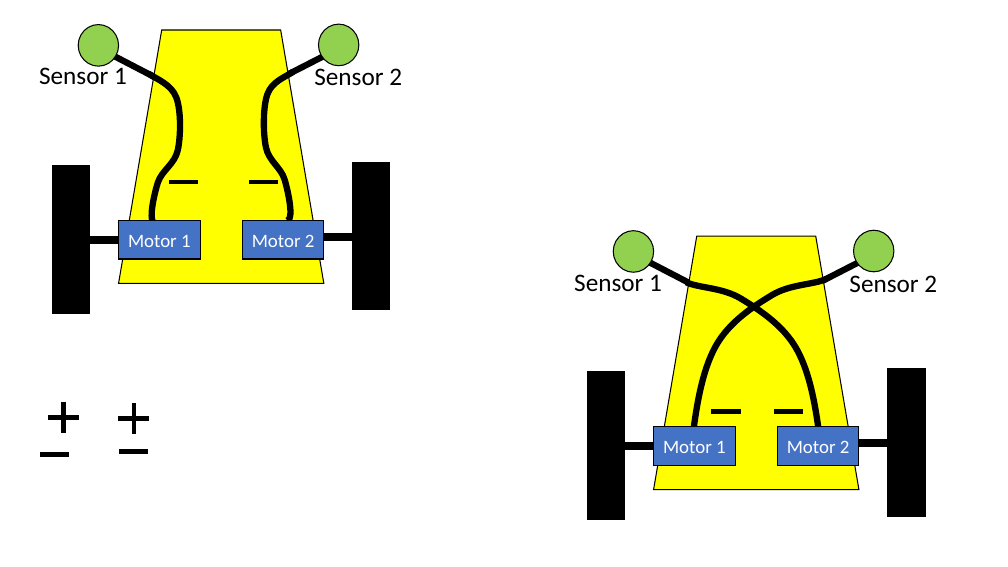
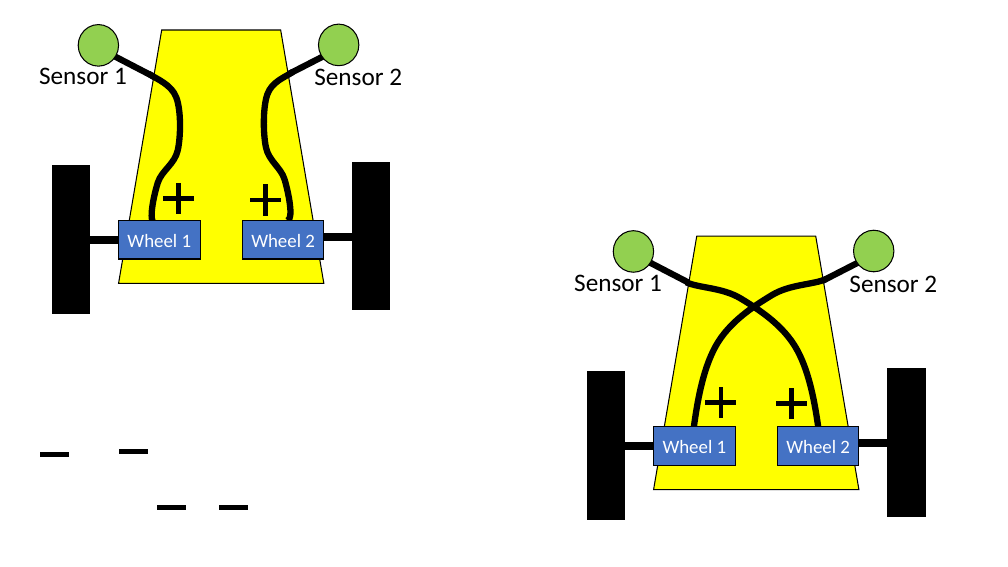
Before and after one commit to PeithonKing/Quantum_Robot_LaTEX, a slide deck: slide 1 of keep/car_2&3.pptx. Drawn at 1008x567 pixels with LibreOffice and Linux fonts; fonts in the diff are those of the drawing. Boxes give left, top, right and bottom in pixels: in the first picture for what was removed or moved away, otherwise in the second. Text is boxed around its words. In the diff, an @@ line names an element or a change of style, - is before the commit and + after.

```diff
--- a/keep/car_2&3.pptx
+++ b/keep/car_2&3.pptx
@@ plus sign added at <box>158,178,199,219</box>, fill #000000, outline #000000 1 pt @@
@@ math minus removed at <box>164,174,203,190</box> @@
@@ math minus removed at <box>245,174,284,190</box> @@
@@ plus sign added at <box>245,180,286,221</box>, fill #000000, outline #000000 1 pt @@
@@ text in rectangle at <box>127,234,192,247</box>: text changed @@
-Motor 1
+Wheel 1
@@ text in rectangle at <box>251,234,315,247</box>: text changed @@
-Motor 2
+Wheel 2
@@ plus sign: place and size @@
-plus sign at <box>43,397,84,438</box>
+plus sign at <box>701,383,742,423</box>
@@ plus sign: place and size @@
-plus sign at <box>113,398,154,439</box>
+plus sign at <box>771,383,812,424</box>
@@ text in rectangle at <box>663,440,727,453</box>: text changed @@
-Motor 1
+Wheel 1
@@ text in rectangle at <box>786,440,850,453</box>: text changed @@
-Motor 2
+Wheel 2
@@ math minus: place and size @@
-math minus at <box>707,404,746,420</box>
+math minus at <box>152,500,191,516</box>
@@ math minus: place and size @@
-math minus at <box>770,404,808,420</box>
+math minus at <box>215,500,253,516</box>
```
Also in this commit, not shown: 12 other files.
